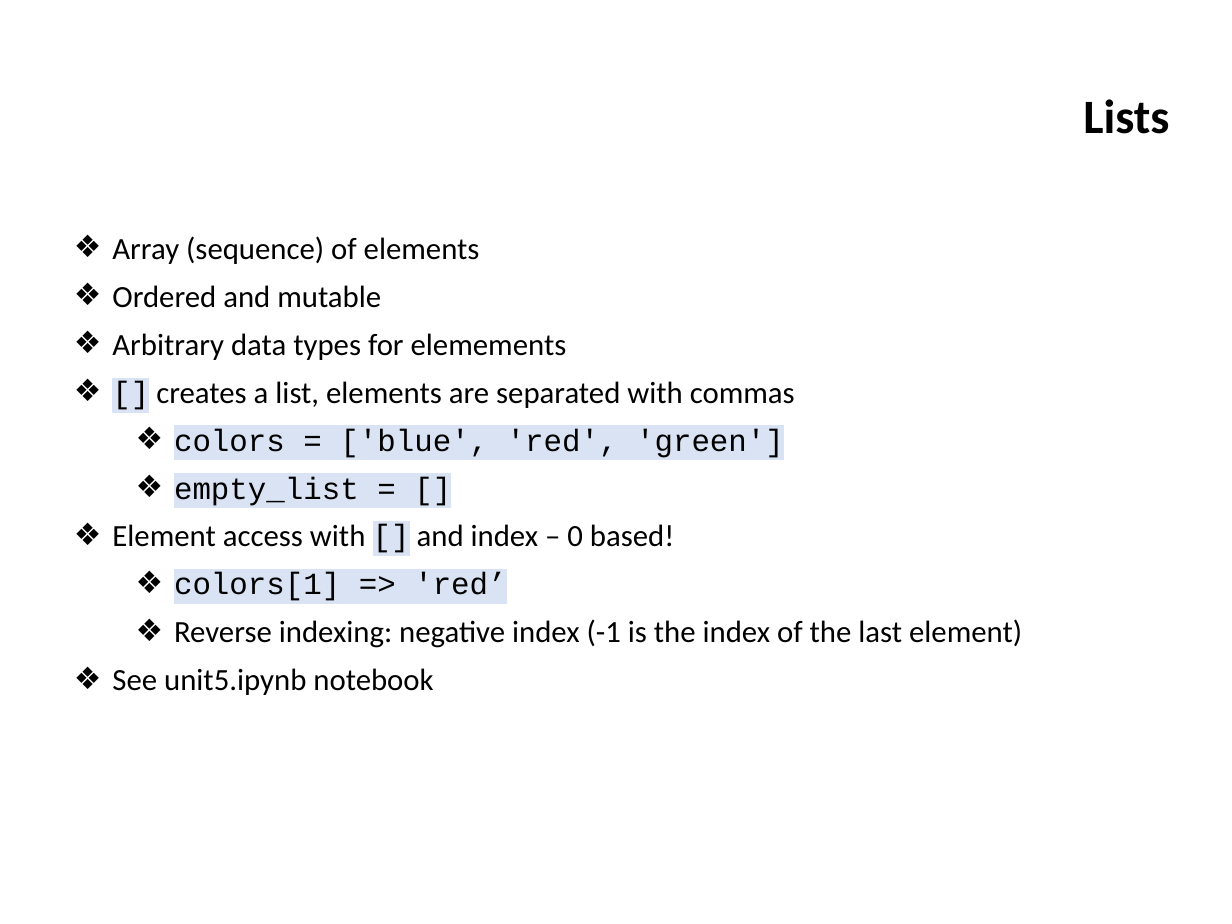
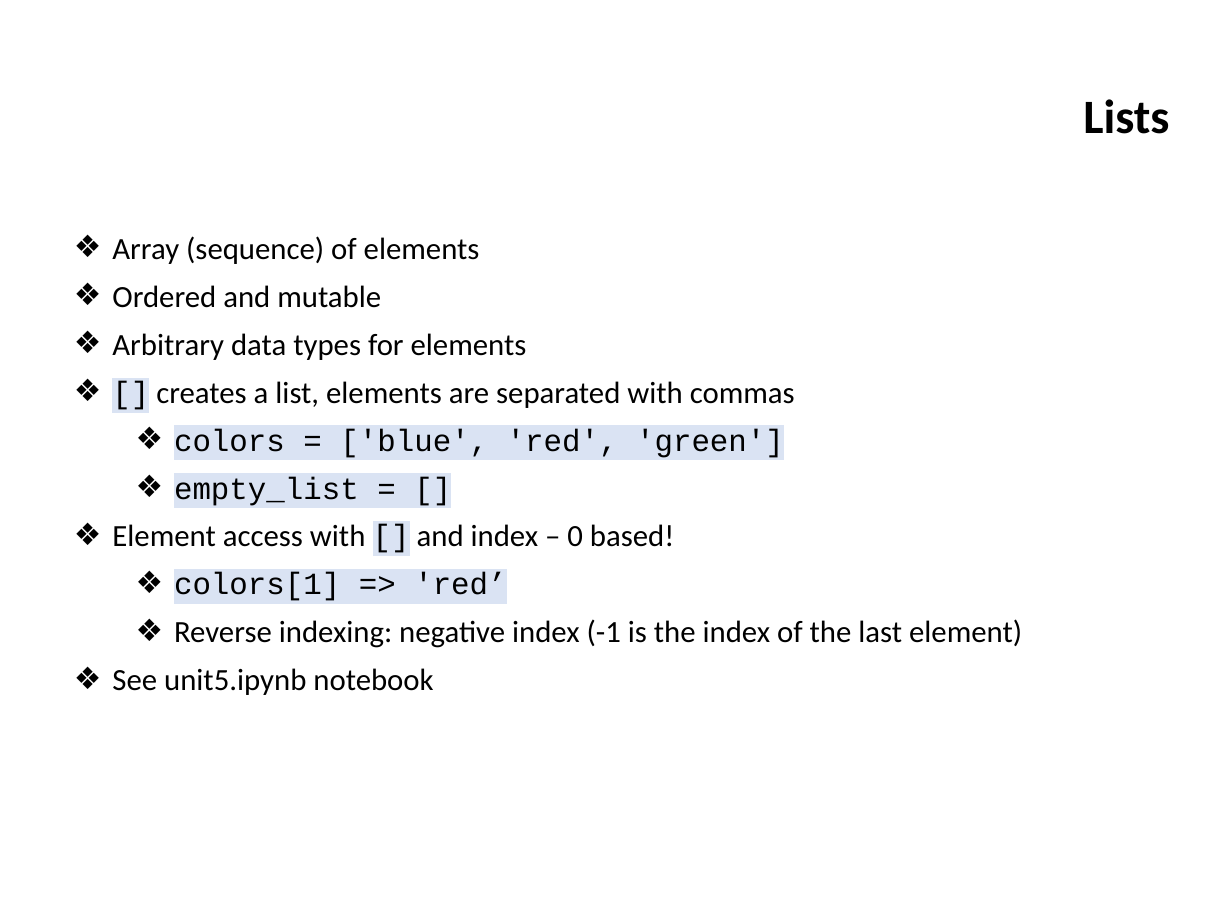
Before and after one commit to ifromm/fcsp, a slide deck: slide 4 of Slides/unit_5_prog_2.pptx. Drawn at 1232x924 pixels with LibreOffice and Linux fonts; fonts in the diff are those of the drawing; background and template pictures are left out. Boxes give left, top, right and bottom in pixels: in the first picture for what was removed or moved away, otherwise in the second. Text is boxed around its words. In the diff, an @@ line names an element or a change of style, - is before the commit and + after.

```diff
--- a/Slides/unit_5_prog_2.pptx
+++ b/Slides/unit_5_prog_2.pptx
@@ text at (x1=112, y1=333, x2=527, y2=360): text changed @@
-❖ Arbitrary data types for elemements
+❖ Arbitrary data types for elements
```
Also in this commit, not shown: 1 other slide changed, 16 other files.
